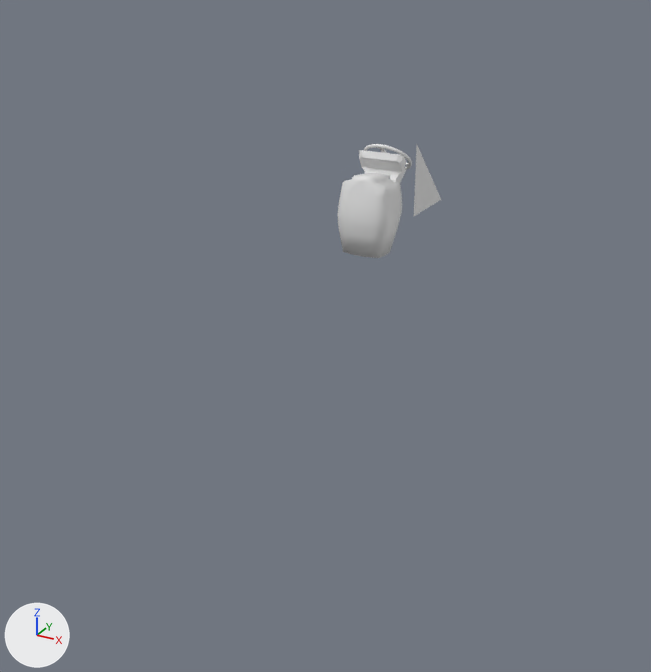
Two versions of the Blender file model/axion950.blend, one commit apart.
Before and after are seen from a camera (50 mm lens) standing at (2.82, -7.59, 2.9) and looking at (-0.09, -2.3, 0.25). Every picture has the same lights, and +X, +Y and +Z are marked at lower left.
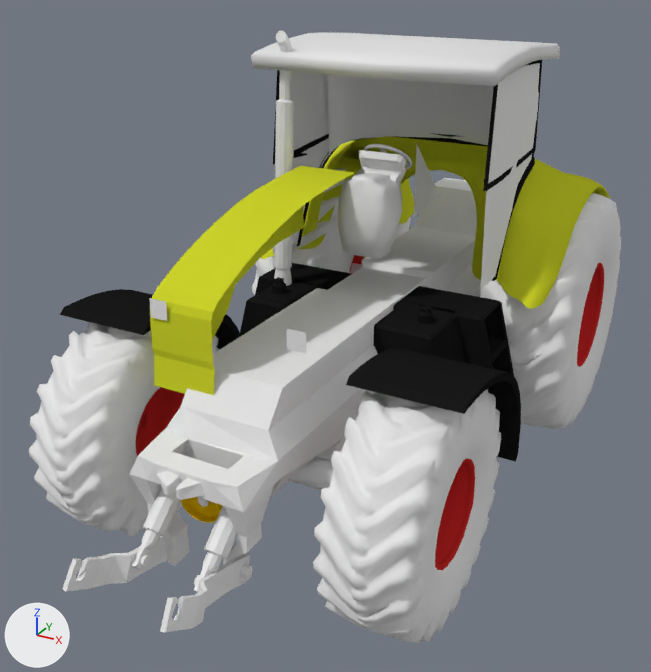
Commit message: Working headlights

Location of each change, (x1, y1, x2, y2) in pixels of the pictures (651 x 672 px):
'rim.001', shown
    after: (29, 322, 501, 643)
'main-body', shown
    after: (130, 178, 481, 566)
'rim', shown
    after: (252, 168, 621, 429)
'Plane.020', shown
    after: (150, 166, 355, 395)
'rear-upper-structure', shown
    after: (261, 136, 610, 309)
'cab_roof', shown
    after: (251, 32, 560, 86)
'tanks', shown
    after: (240, 263, 514, 375)
'mudguards', shown
    after: (60, 289, 521, 462)
'Plane.004', shown
    after: (273, 63, 540, 289)
'Plane.006', shown
    after: (327, 75, 494, 153)
'front-hitch', shown
    after: (62, 536, 253, 633)
'front-hitch-hydrolics', shown
    after: (132, 486, 237, 592)
'Cylinder', shown
    after: (274, 30, 294, 286)
'Plane.007', shown
    after: (273, 60, 542, 281)
'front-axle', shown
    after: (289, 456, 335, 491)
'PTO-shaft-guard', shown
    after: (181, 497, 223, 523)
'Plane.028', added
    after: (287, 329, 306, 353)
'Plane.027', added
    after: (149, 298, 167, 321)
'axle', shown
    after: (350, 263, 362, 274)
'front-pto-shaft', shown
    after: (197, 497, 209, 507)

The change, as a list of edits to the scene's bpy script:
```text
Add mat_headlight:
    mat_headlight = diffuse_material('headlight')
    mat_headlight.base_color = (0.8, 0.8, 0.8)  # white #e7e7e7
Add me_plane_033:
    me_plane_033.from_pydata([(-0.4286, -3.6551, 0.799), (-0.5537, -3.6551, 0.799), (-0.4286, -3.6551, 0.924), (-0.5537, -3.6551, 0.924)], [], [(1, 0, 2), (3, 1, 2)])
    me_plane_033.materials.append(mat_headlight)  # white #e7e7e7
Add me_plane_034:
    me_plane_034.from_pydata([(0.5348, -3.6551, 0.799), (0.4097, -3.6551, 0.799), (0.5348, -3.6551, 0.924), (0.4097, -3.6551, 0.924)], [], [(1, 0, 2), (3, 1, 2)])
    me_plane_034.materials.append(mat_headlight)  # white #e7e7e7
Change ob_rim_001:
    remove ob_rim_001.hide_set(True)  # its collection is switched off
Change ob_axle:
    remove ob_axle.hide_set(True)  # its collection is switched off
Change ob_rim:
    remove ob_rim.hide_set(True)  # its collection is switched off
Change ob_front_axle:
    remove ob_front_axle.hide_set(True)  # its collection is switched off
Change ob_mudguards:
    remove ob_mudguards.hide_set(True)  # its collection is switched off
Change ob_rear_upper_structure:
    remove ob_rear_upper_structure.hide_set(True)  # its collection is switched off
Change ob_tanks:
    remove ob_tanks.hide_set(True)  # its collection is switched off
Change ob_cab_roof:
    remove ob_cab_roof.hide_set(True)  # its collection is switched off
Change ob_plane_004:
    remove ob_plane_004.hide_set(True)  # its collection is switched off
Change ob_plane_007:
    remove ob_plane_007.hide_set(True)  # its collection is switched off
Change ob_plane_006:
    remove ob_plane_006.hide_set(True)  # its collection is switched off
Change ob_cylinder:
    remove ob_cylinder.hide_set(True)  # its collection is switched off
Change ob_plane_020:
    remove ob_plane_020.hide_set(True)  # its collection is switched off
Change ob_pto_shaft_guard:
    remove ob_pto_shaft_guard.hide_set(True)  # its collection is switched off
Change ob_front_pto_shaft:
    remove ob_front_pto_shaft.hide_set(True)  # its collection is switched off
Change ob_main_body:
    remove ob_main_body.hide_set(True)  # its collection is switched off
Change ob_front_hitch_hydrolics:
    remove ob_front_hitch_hydrolics.hide_set(True)  # its collection is switched off
Change ob_front_hitch:
    remove ob_front_hitch.hide_set(True)  # its collection is switched off
Add ob_plane_027:
    ob_plane_027 = bpy.data.objects.new('Plane.027', me_plane_033)
    ob_plane_027.location = (0.0, 0.0, 0.0)
Add ob_plane_028:
    ob_plane_028 = bpy.data.objects.new('Plane.028', me_plane_034)
    ob_plane_028.location = (0.0, 0.0, 0.0)
```
